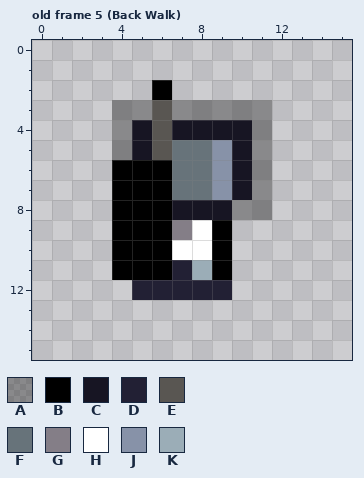
Edited in one commit: pixel-art file (Senior Project Game/Assets/ArtAssets/Player/space_guy_walk.ase). The first picture shows the starting point.
16x16 pixels, 11 frames. Colours within 5 levels of each other are drawn and written as one. Shown: old frame 5 (Back Walk). The commit also changed other frames, which this record leaves out.
Visible layers, top first: "Helmet", "Body".
Palette (. is transparent): A #00000055  B #000000  C #171523  D #222034  E #595652  F #67737a  G #847e87  H #ffffff  J #8792a8  K #9badb7
Pixels before, old frame 5 (Back Walk), first column x 4:
 2 ..B.....
 3 AAEAAAAA
 4 ACECCCCA
 5 ACEFFJCA
 6 BBBFFJCA
 7 BBBFFJCA
 8 BBBCCCAA
 9 BBBGHB..
10 BBBHHB..
11 BBBDKB..
12 .DDDDD..
New version:
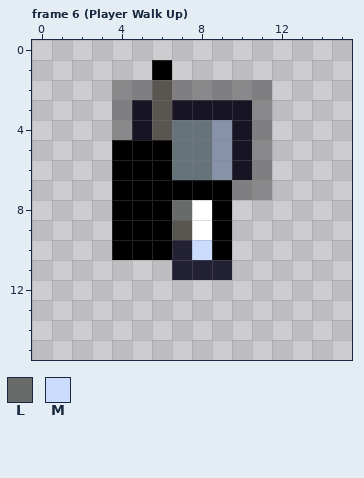
Colours new in this view: L #696a6a  M #cbdbfc
A new or re-ordered frame is compared with the old frame closest to it.
The exact change:
{"change": "frames 11 -> 27"}
{"where": "frame 6 (Player Walk Up) is new; against old frame 5 (Back Walk), layers \"Helmet\", \"Body\""}
{"frame":6,"y":1,"x":6,"old":".","new":"B"}
{"frame":6,"y":2,"x":4,"old":"..B.....","new":"AAEAAAAA"}
{"frame":6,"y":3,"x":5,"old":"A","new":"C"}
{"frame":6,"y":3,"x":7,"old":"AAAA","new":"CCCC"}
{"frame":6,"y":4,"x":7,"old":"CCC","new":"FFJ"}
{"frame":6,"y":5,"x":4,"old":"ACE","new":"BBB"}
{"frame":6,"y":7,"x":7,"old":"FFJC","new":"BBBA"}
{"frame":6,"y":8,"x":7,"old":"CCCAA","new":"LHB.."}
{"frame":6,"y":9,"x":7,"old":"G","new":"E"}
{"frame":6,"y":10,"x":7,"old":"HH","new":"DM"}
{"frame":6,"y":11,"x":4,"old":"BBB","new":"..."}
{"frame":6,"y":11,"x":8,"old":"KB","new":"DD"}
{"frame":6,"y":12,"x":5,"old":"DDDDD","new":"....."}
{"label":"changed","picture_box":[112,60,272,300]}
